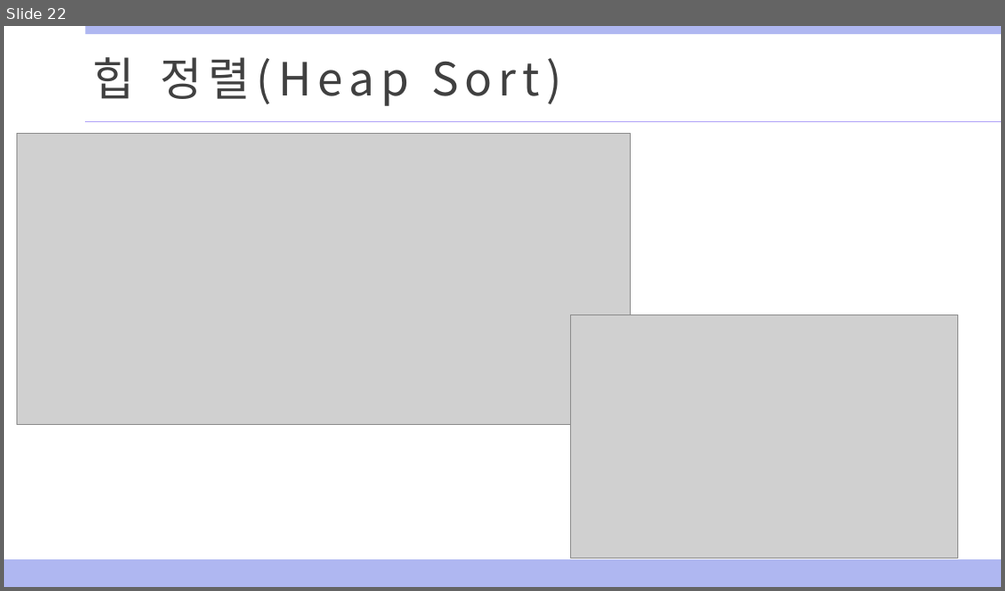
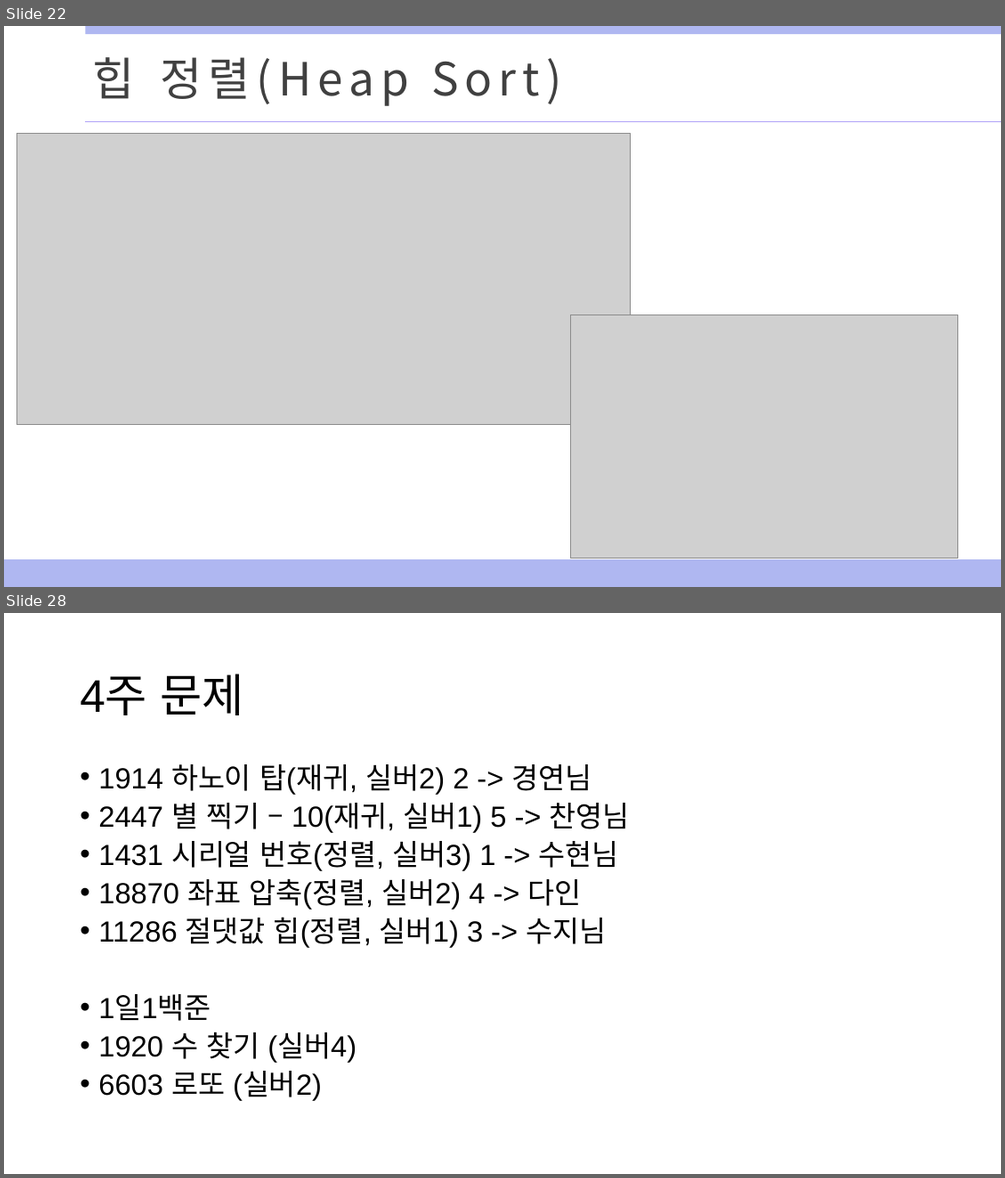
Before and after one commit to dev-dain/Dukgorithm, a slide deck: week3/알고리즘 스터디 3주차.pptx. Shown one above the other, each under a label of ours: slide 22 before the commit, slides 22 and 28 after it; the slides between them are not shown. The pictures are 1005x591 and 1005x1178 pixels, drawn with LibreOffice and Linux fonts; fonts in the diff are those of the drawing; grey boxes stand for pictures. Boxes give left, top, right and bottom in pixels: in the first picture for what was removed or moved away, otherwise in the second. Text is boxed around its words. In the diff, an @@ line names an element or a change of style, - is before the commit and + after.

```diff
--- a/week3/알고리즘 스터디 3주차.pptx
+++ b/week3/알고리즘 스터디 3주차.pptx
@@ slide 28 added at (4, 613, 1001, 1174), background #FFFFFF @@
@@ title added at (80, 674, 244, 715), 44 pt, text #000000 @@
+4주 문제
@@ text added at (98, 764, 630, 1100), 28 pt, text #000000 @@
+• 1914 하노이 탑(재귀, 실버2) 2 -> 경연님
+• 2447 별 찍기 – 10(재귀, 실버1) 5 -> 찬영님
+• 1431 시리얼 번호(정렬, 실버3) 1 -> 수현님
+• 18870 좌표 압축(정렬, 실버2) 4 -> 다인
+• 11286 절댓값 힙(정렬, 실버1) 3 -> 수지님
+• 1일1백준
+• 1920 수 찾기 (실버4)
+• 6603 로또 (실버2)
```
Also in this commit, not shown: 5 other slides added.
